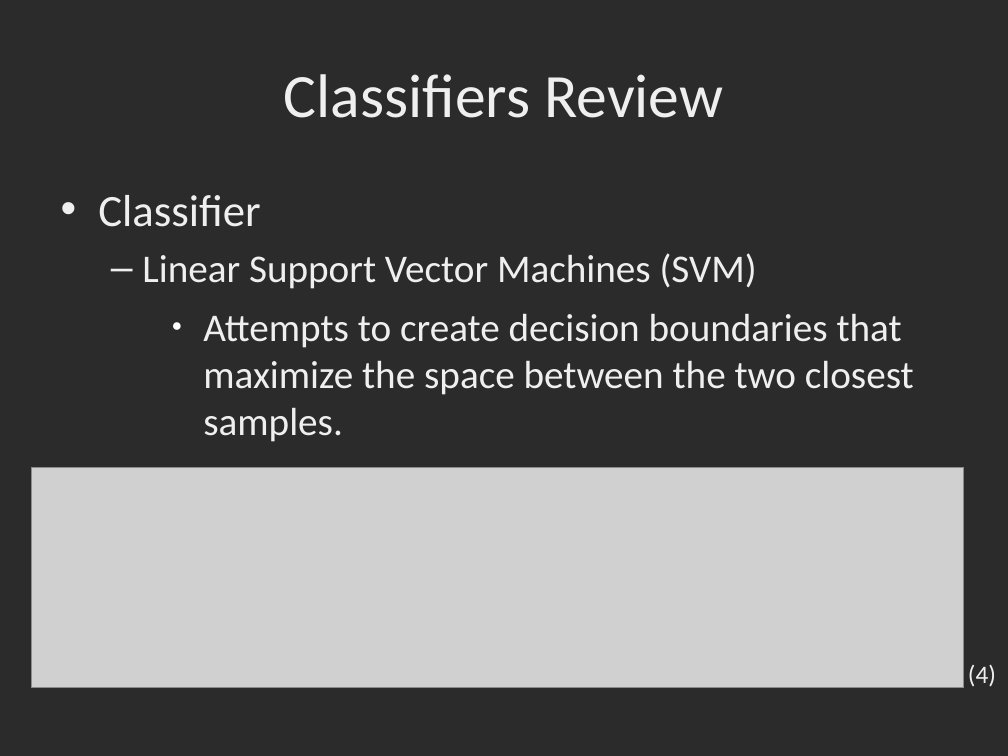
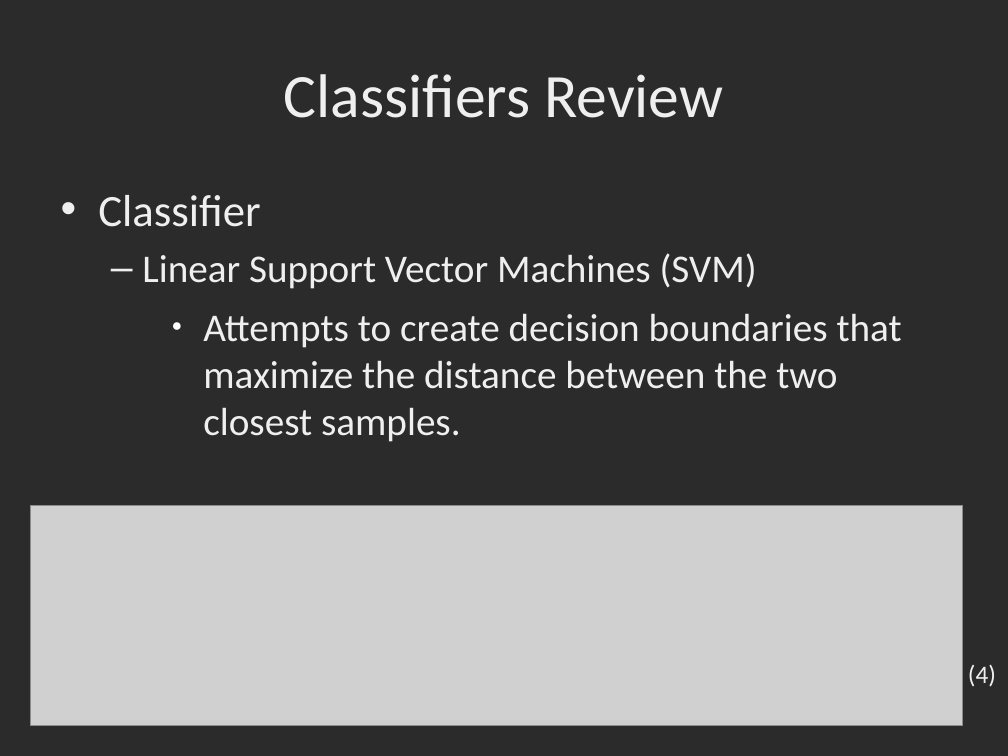
Before and after one commit to dbowmans46/PracticalProgramming, a slide deck: slide 30 of Session 7 - Python/Instructional Material/Machine Learning Slides/Session 7 - Python ML 10: Review and Project for Classifiers.odp. Drawn at 1008x756 pixels with LibreOffice and Linux fonts; fonts in the diff are those of the drawing; grey boxes stand for pictures; background and template pictures are left out; a plain dark background stands for a picture behind light text. Boxes give left, top, right and bottom in pixels: in the first picture for what was removed or moved away, otherwise in the second. Text is boxed around its words. In the diff, an @@ line names an element or a change of style, - is before the commit and + after.

```diff
--- a/Session 7 - Python/Instructional Material/Machine Learning Slides/Session 7 - Python ML 10: Review and Project for Classifiers.odp
+++ b/Session 7 - Python/Instructional Material/Machine Learning Slides/Session 7 - Python ML 10: Review and Project for Classifiers.odp
@@ text at box(203, 313, 902, 442): text changed @@
-    ● Attempts to create decision boundaries that maximize the space between the two closest samples.
+    ● Attempts to create decision boundaries that maximize the distance between the two closest samples.
@@ picture: place and size @@
-picture at box(31, 468, 964, 687)
+picture at box(30, 506, 963, 726)
```
Also in this commit, not shown: 6 other slides changed, 1 other file.
